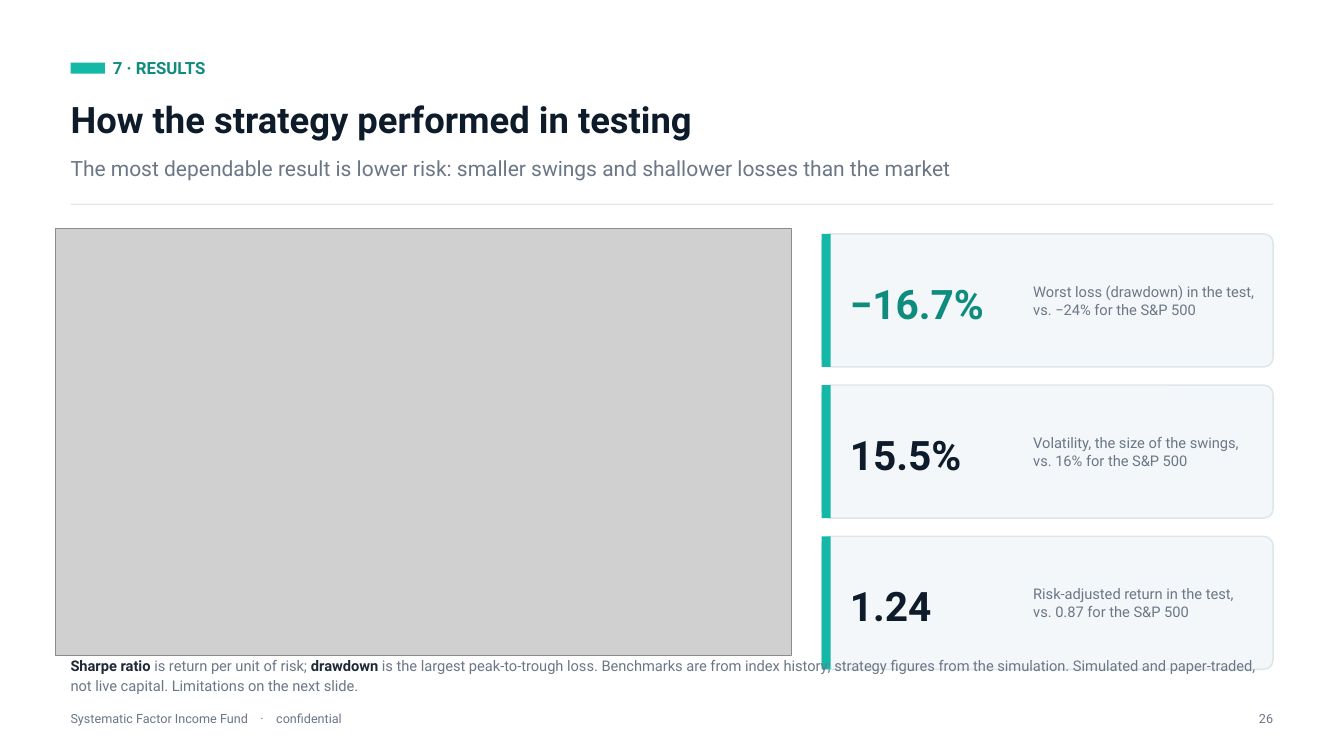
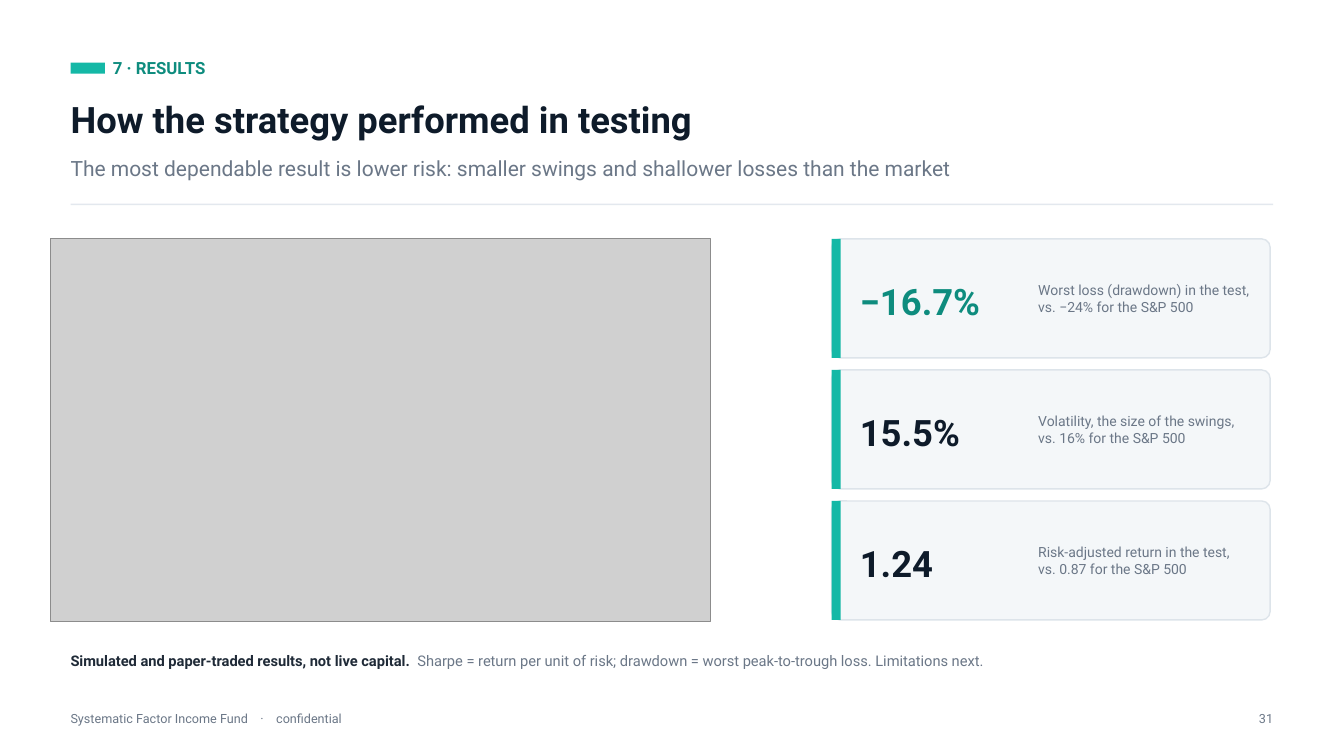
Before and after one commit to diegogomezpy/Portfolio_Algo_Trader, a slide deck: slide 39 of presentation/Systematic-Factor-Income-Fund.pptx (slide 34 before the commit). Drawn at 1344x756 pixels with LibreOffice and Linux fonts; fonts in the diff are those of the drawing; grey boxes stand for pictures. Boxes give left, top, right and bottom in pixels: in the first picture for what was removed or moved away, otherwise in the second. Text is boxed around its words. In the diff, an @@ line names an element or a change of style, - is before the commit and + after.

```diff
--- a/presentation/Systematic-Factor-Income-Fund.pptx
+++ b/presentation/Systematic-Factor-Income-Fund.pptx
@@ picture: place and size @@
-picture at (55,229,791,656)
+picture at (50,239,711,622)
@@ rounded rectangle: place and size @@
-rounded rectangle at (822,234,1273,367)
+rounded rectangle at (832,239,1270,358)
@@ rectangle: place and size @@
-rectangle at (822,234,831,367)
+rectangle at (832,239,841,358)
@@ text "−16.7%": place and size @@
-text "−16.7%" at (850,289,984,320)
+text "−16.7%" at (860,288,980,316)
@@ rounded rectangle: place and size @@
-rounded rectangle at (822,385,1273,518)
+rounded rectangle at (832,370,1270,489)
@@ rectangle: place and size @@
-rectangle at (822,385,831,518)
+rectangle at (832,370,841,489)
@@ text "15.5%": place and size @@
-text "15.5%" at (850,440,962,471)
+text "15.5%" at (860,419,960,447)
@@ text "Volatility, the size of the ...": place and size @@
-text "Volatility, the size of the ..." at (1033,437,1239,466)
+text "Volatility, the size of the ..." at (1038,415,1235,443)
@@ rounded rectangle: place and size @@
-rounded rectangle at (822,536,1273,669)
+rounded rectangle at (832,501,1270,620)
@@ rectangle: place and size @@
-rectangle at (822,536,831,669)
+rectangle at (832,501,841,620)
@@ size 29 to 26 pt in 3 elements at (860,288,980,316), (860,419,960,447), (860,550,933,577) @@
@@ text "1.24": place and size @@
-text "1.24" at (850,591,932,621)
+text "1.24" at (860,550,933,577)
@@ size 10.5 to 10 pt in 3 elements at (1038,284,1249,312), (1038,415,1235,443), (1038,546,1229,574) @@
@@ text "Risk-adjusted return in the test, ...": place and size @@
-text "Risk-adjusted return in the test, ..." at (1033,588,1234,617)
+text "Risk-adjusted return in the test, ..." at (1038,546,1229,574)
@@ text at (71,655,984,669): text changed @@
-Sharpe ratio is return per unit of risk; drawdown is the largest peak-to-trough loss. Benchmarks are from index history; strategy figures from the simulation. Simulated and paper-traded, not live capital. Limitations on the next slide.
+Simulated and paper-traded results, not live capital. Sharpe = return per unit of risk; drawdown = worst peak-to-trough loss. Limitations next.
@@ text at (1259,714,1273,723): text changed @@
-26
+31
```
Also in this commit, not shown: 24 other slides changed, 5 slides added, 1 other file.
